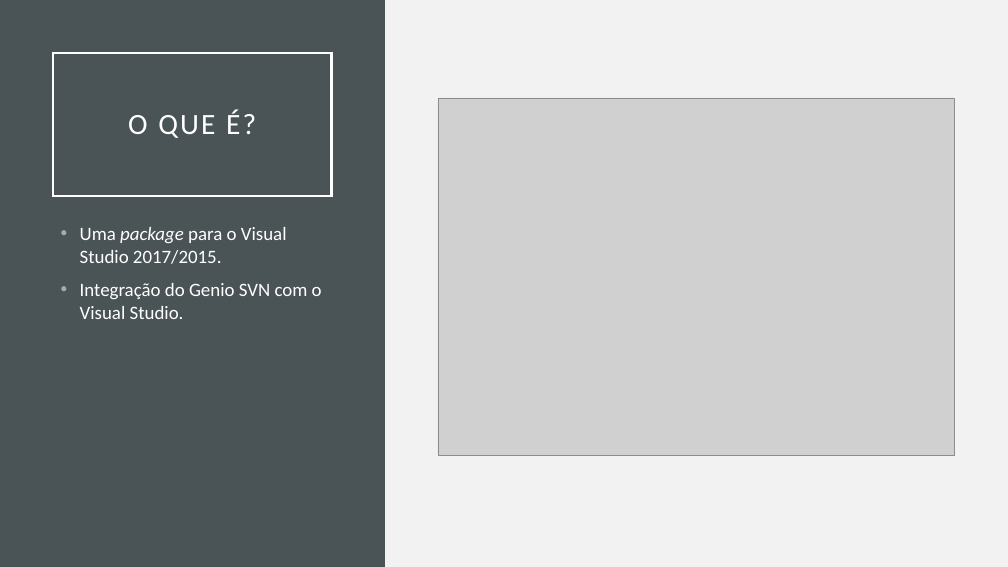
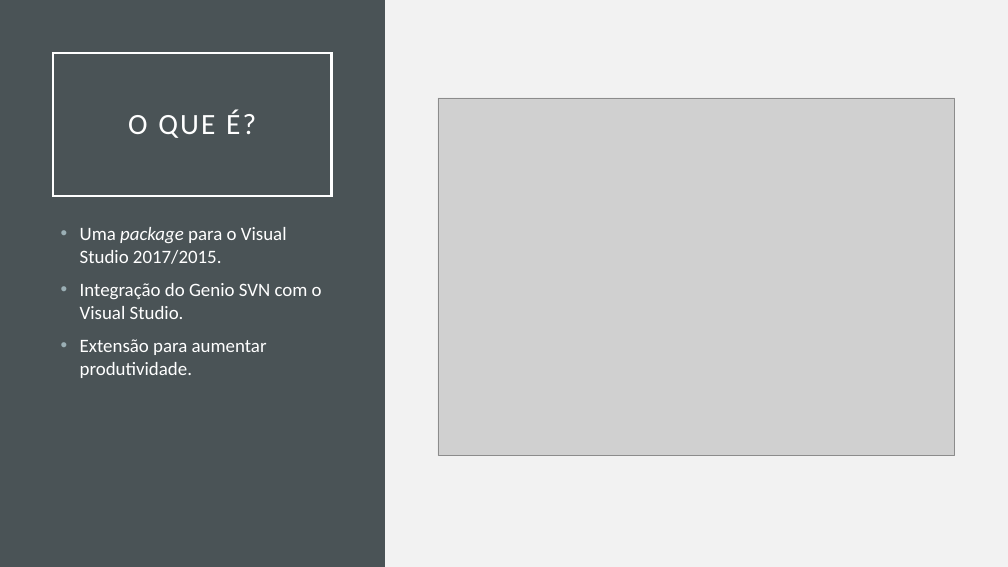
Before and after one commit to tparreira93/CodeFlow, a slide deck: slide 2 of ManualCode/Apresentacao/CodeFlow.pptx. Drawn at 1008x567 pixels with LibreOffice and Linux fonts; fonts in the diff are those of the drawing; grey boxes stand for pictures. Boxes give left, top, right and bottom in pixels: in the first picture for what was removed or moved away, otherwise in the second. Text is boxed around its words. In the diff, an @@ line names an element or a change of style, - is before the commit and + after.

```diff
--- a/ManualCode/Apresentacao/CodeFlow.pptx
+++ b/ManualCode/Apresentacao/CodeFlow.pptx
@@ text at (x1=80, y1=339, x2=267, y2=378): paragraph added @@
+• Extensão para aumentar produtividade.
```
Also in this commit, not shown: 5 other slides changed, 5 slides added, 5 other files.
